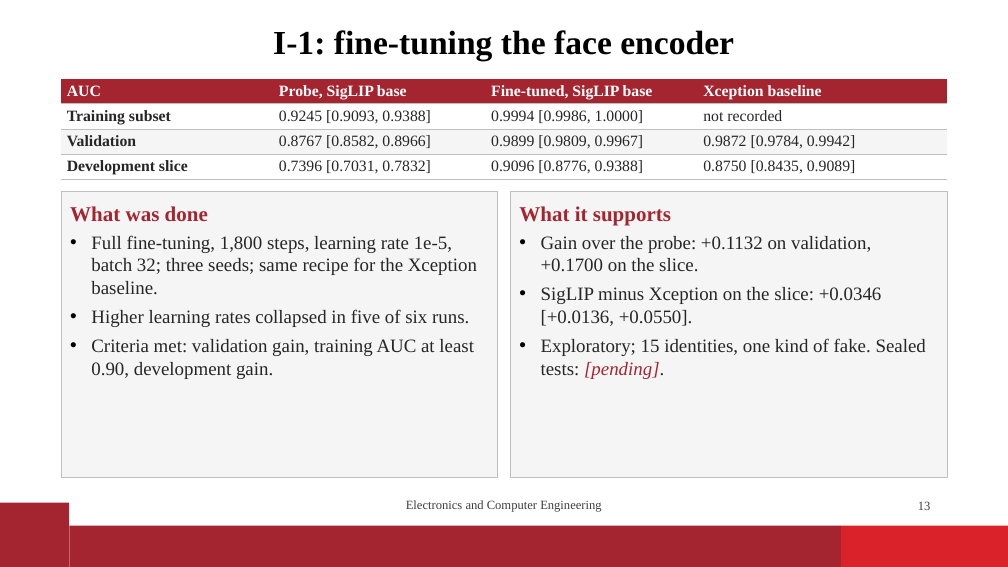
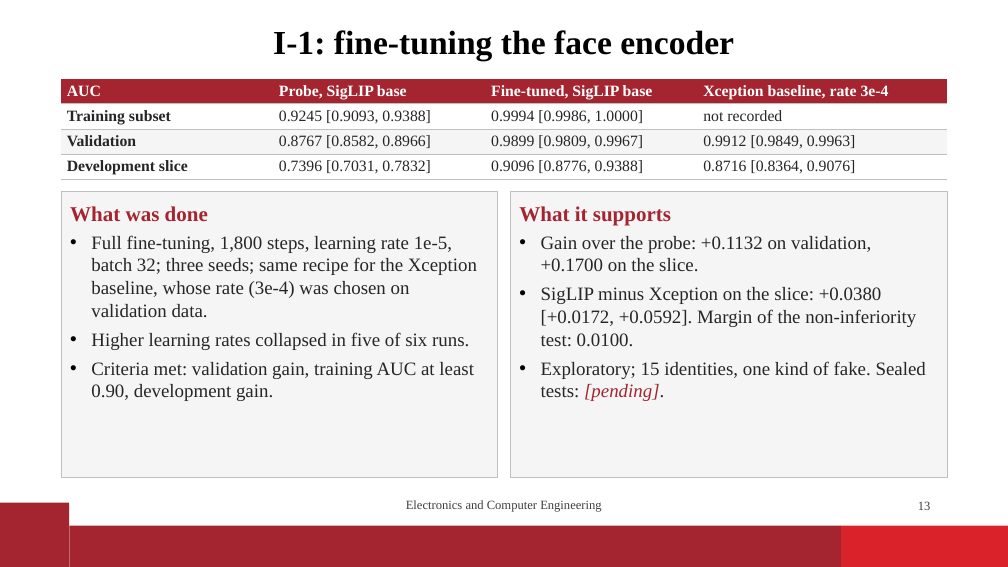
Before and after one commit to vaibhavshiroorkar/deepfake-detection, a slide deck: slide 13 of slides/DeepFake_Detection_Presentation.pptx. Drawn at 1008x567 pixels with LibreOffice and Linux fonts; fonts in the diff are those of the drawing; background and template pictures are left out. Boxes give left, top, right and bottom in pixels: in the first picture for what was removed or moved away, otherwise in the second. Text is boxed around its words. In the diff, an @@ line names an element or a change of style, - is before the commit and + after.

Commit message:
paper,report,slides: I-1b, I-1c, E-013b baseline, three tests with robustness line, M-005; figures fig03, fig04, fig08 updated; readiness tools

```diff
--- a/slides/DeepFake_Detection_Presentation.pptx
+++ b/slides/DeepFake_Detection_Presentation.pptx
@@ table at box(61, 79, 948, 179) @@
-row 1, column 4: Xception baseline
+row 1, column 4: Xception baseline, rate 3e-4
-row 3, column 4: 0.9872 [0.9784, 0.9942]
+row 3, column 4: 0.9912 [0.9849, 0.9963]
-row 4, column 4: 0.8750 [0.8435, 0.9089]
+row 4, column 4: 0.8716 [0.8364, 0.9076]
@@ text in rectangle at box(91, 235, 477, 317): text changed @@
-• Full fine-tuning, 1,800 steps, learning rate 1e-5, batch 32; three seeds; same recipe for the Xception baseline.
+• Full fine-tuning, 1,800 steps, learning rate 1e-5, batch 32; three seeds; same recipe for the Xception baseline, whose rate (3e-4) was chosen on validation data.
@@ text in rectangle at box(541, 287, 916, 347): text changed @@
-• SigLIP minus Xception on the slice: +0.0346 [+0.0136, +0.0550].
+• SigLIP minus Xception on the slice: +0.0380 [+0.0172, +0.0592]. Margin of the non-inferiority test: 0.0100.
```
Also in this commit, not shown: 7 other slides changed, 2 slides added, 25 other files.
